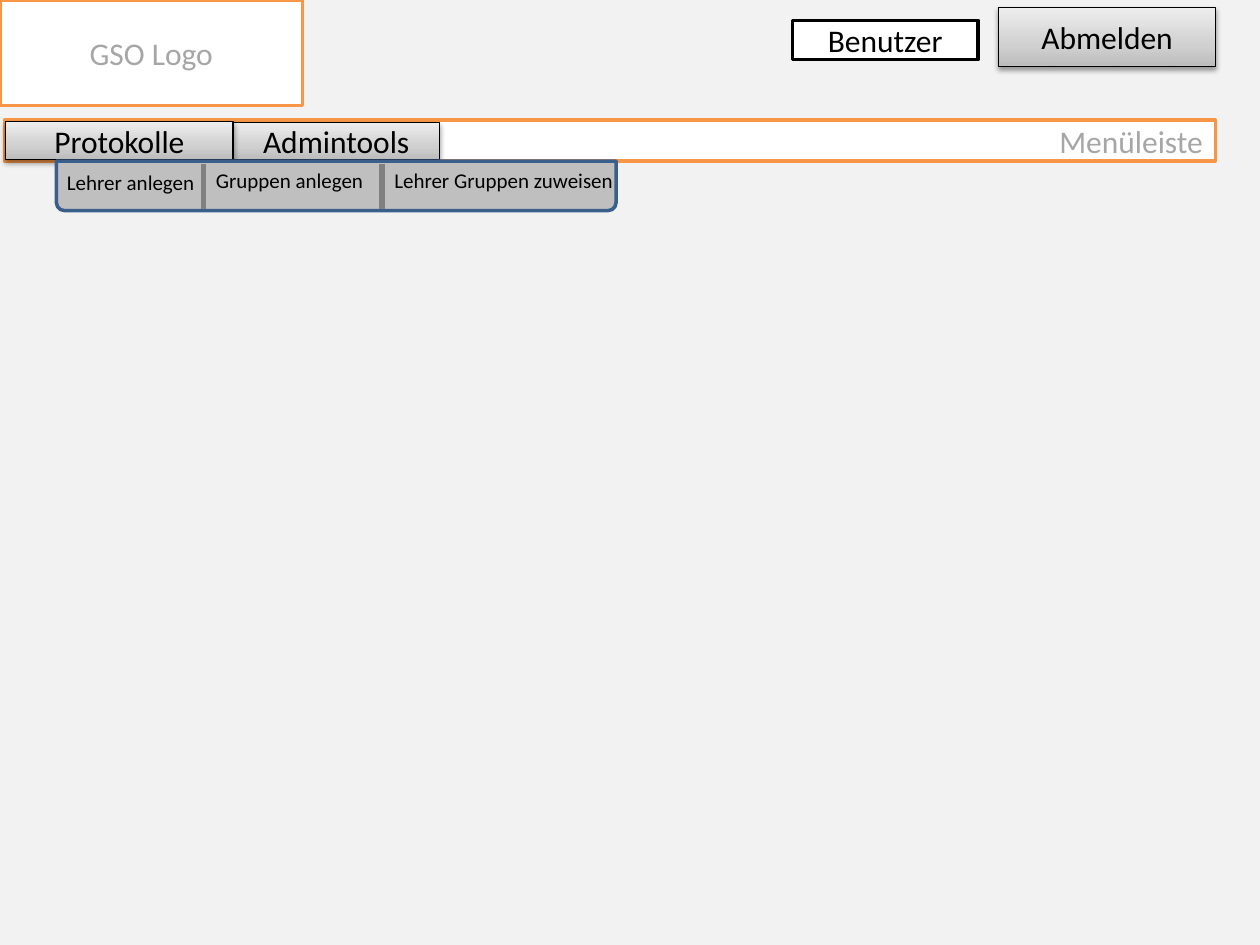
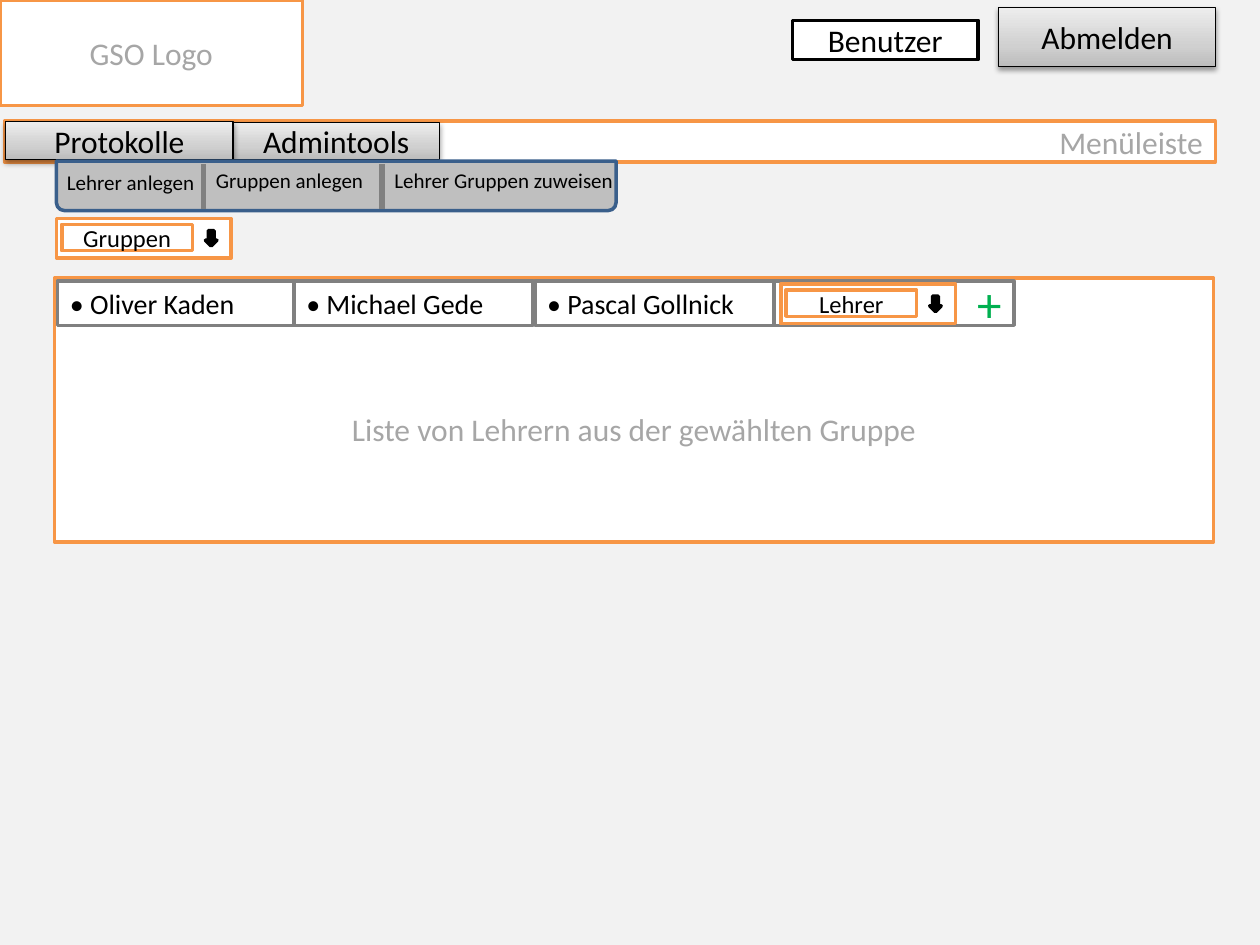
Before and after one commit to Dusty0071/OberstufenProjekt, a slide deck: slide 6 of Dokumentation + Diagramme etc/PaperPrototyp.pptx (slide 5 before the commit). Drawn at 1260x945 pixels with LibreOffice and Linux fonts; fonts in the diff are those of the drawing; background and template pictures are left out. Boxes give left, top, right and bottom in pixels: in the first picture for what was removed or moved away, otherwise in the second. Text is boxed around its words. In the diff, an @@ line names an element or a change of style, - is before the commit and + after.

```diff
--- a/Dokumentation + Diagramme etc/PaperPrototyp.pptx
+++ b/Dokumentation + Diagramme etc/PaperPrototyp.pptx
@@ rectangle added at (57,218,232,257), fill #FFFFFF, outline #F79646 2 pt @@
@@ rectangle added at (62,224,193,251), fill #FFFFFF, outline #F79646 2 pt, 14 pt, text #000000 @@
+Gruppen
@@ down arrow added at (205,231,217,246), fill #000000, outline #000000 2 pt @@
@@ rectangle added at (54,278,1213,543), fill #FFFFFF, outline #F79646 2 pt, 18 pt, text #A6A6A6 @@
+Liste von Lehrern aus der gewählten Gruppe
@@ rectangle added at (58,281,297,325), fill #FFFFFF, outline #808080 2 pt, 16 pt, text #000000 @@
+• Oliver Kaden
@@ rectangle added at (294,281,533,325), fill #FFFFFF, outline #808080 2 pt, 16 pt, text #000000 @@
+• Michael Gede
@@ rectangle added at (534,281,774,325), fill #FFFFFF, outline #808080 2 pt, 16 pt, text #000000 @@
+• Pascal Gollnick
@@ rectangle added at (774,281,1013,325), fill #FFFFFF, outline #808080 2 pt, 28 pt, text #00B050 @@
++
@@ rectangle added at (781,284,956,323), fill #FFFFFF, outline #F79646 2 pt @@
@@ rectangle added at (786,290,917,316), fill #FFFFFF, outline #F79646 2 pt, 14 pt, text #000000 @@
+Lehrer
@@ down arrow added at (930,296,941,311), fill #000000, outline #000000 2 pt @@
```
Also in this commit, not shown: 3 other slides changed, 1 slide added.
